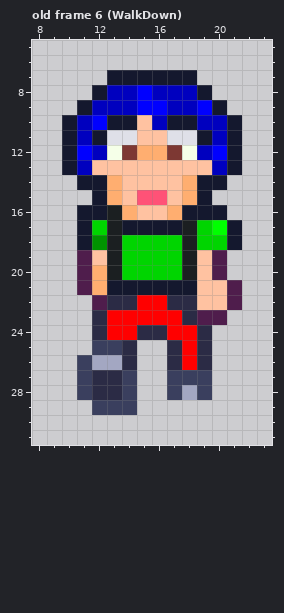
Pixel-art file, stored at Assets/Game/Textures/Characters/Villager.aseprite. Above: the version before the commit.
32x32 pixels, 16 frames. Colours within 5 levels of each other are drawn and written as one. Shown: old frame 6 (WalkDown): x 8..23, y 5..31. The commit also changed other frames, which this record leaves out.
Once edited:
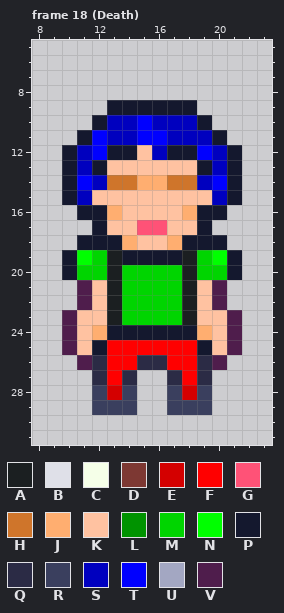
Palette (. is transparent): A #1b1f21  B #dfe0e8  C #f5ffe8  D #7d3833  E #d40000  F #ff0000  G #ff5277  H #cf752b  J #ffae70  K #ffc2a1  L #009300  M #00d500  N #00ff00  P #14182e  Q #2b2b45  R #3a3f5e  S #0000bf  T #0000ff  U #a3a7c2  V #4f1d4c
A new or re-ordered frame is compared with the old frame closest to it.
From the commit log: Add a villager death animation and hook it up
The exact change:
frames 16 -> 19
Changed rows in their new state; - is an unchanged pixel.
Frame 18 (Death) is new; against old frame 6 (WalkDown):
first column x 10:
 7 ---......---
 8 --........--
 9 -..PPPPPP..-
10 ..PSST-SSP..
11 .PTSSTTSSSP.
12 -STPPKSPPTS-
13 --P------P--
14 PTSHHJJHHSTP
15 PSKK-KK-KKSP
16 ---JK--KJ---
17 -.PKKGGKKP..
18 --PPJKKJPPP.
19 PNM-PPPP-MNP
20 PMM------MMP
21 --KAMMMMA-V.
22 -VKAMMMMA-V.
23 VKKAMMMMAKKV
24 VKJPPPPPPJKV
25 VKPFFFFF-PKV
26 -VQFFQQF--V-
27 -.-FQ--QFQ--
28 -.RE----E---
29 -------RRR--
